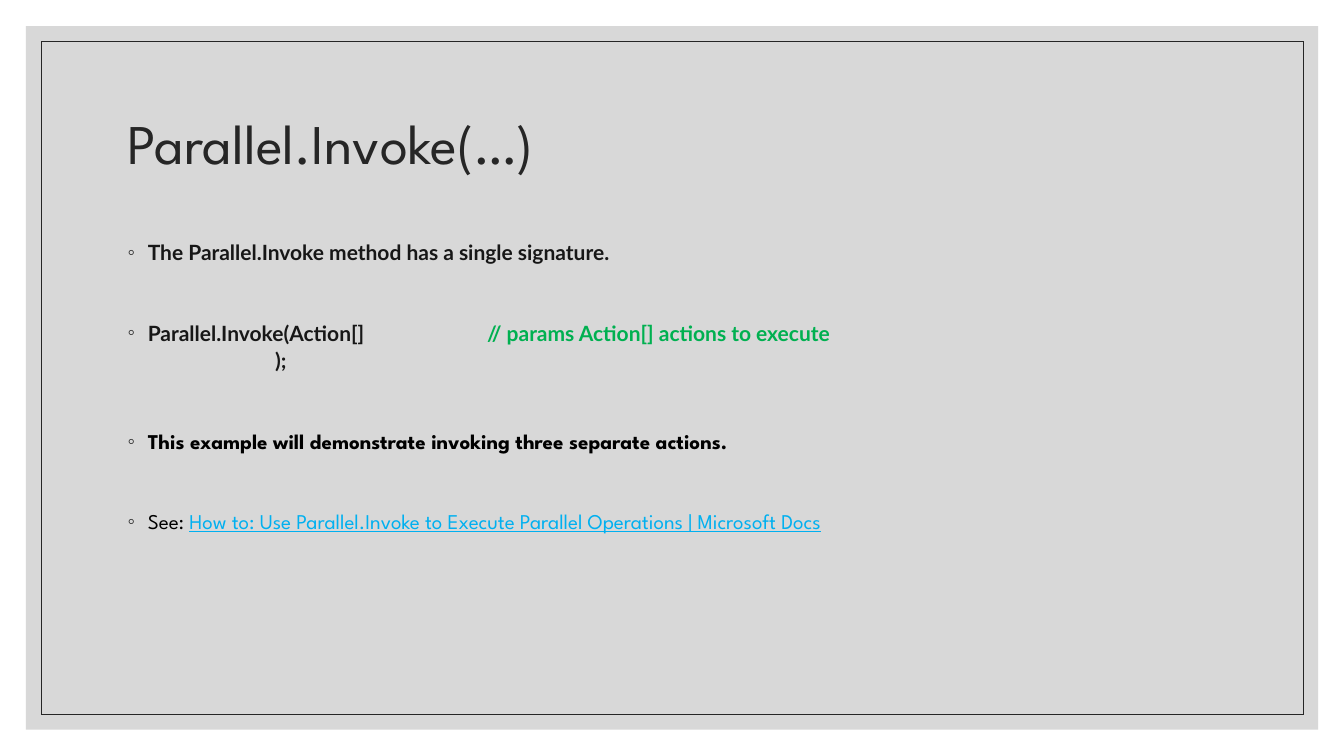
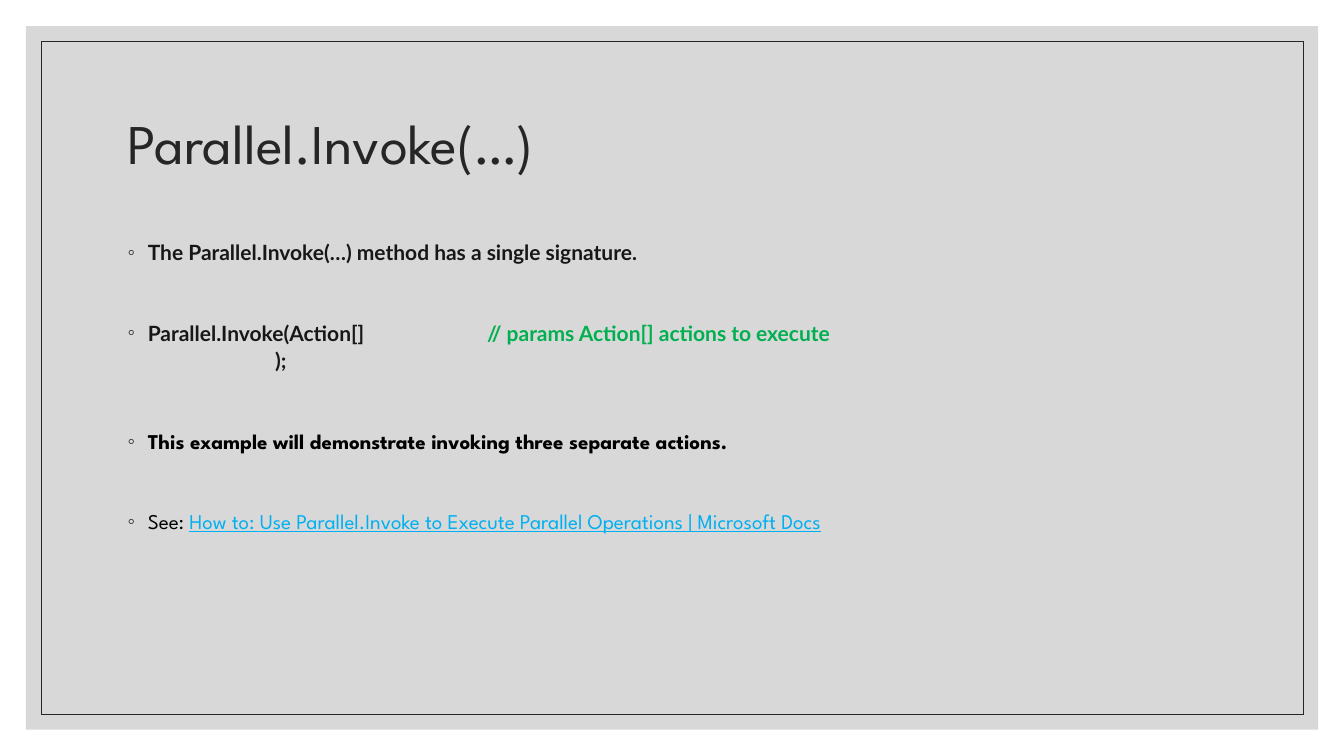
Before and after one commit to belward1/CSC543FinalProject, a slide deck: slide 7 of CSC543FinalProject/CSC 543 - Spring 2021 - Final Project - Bob Elward.pptx. Drawn at 1344x756 pixels with LibreOffice and Linux fonts; fonts in the diff are those of the drawing. Boxes give left, top, right and bottom in pixels: in the first picture for what was removed or moved away, otherwise in the second. Text is boxed around its words. In the diff, an @@ line names an element or a change of style, - is before the commit and + after.

```diff
--- a/CSC543FinalProject/CSC 543 - Spring 2021 - Final Project - Bob Elward.pptx
+++ b/CSC543FinalProject/CSC 543 - Spring 2021 - Final Project - Bob Elward.pptx
@@ text at [148,244,637,264]: text changed @@
-◦ The Parallel.Invoke method has a single signature.
+◦ The Parallel.Invoke(…) method has a single signature.
```
Also in this commit, not shown: 7 other slides changed, 5 other files.
